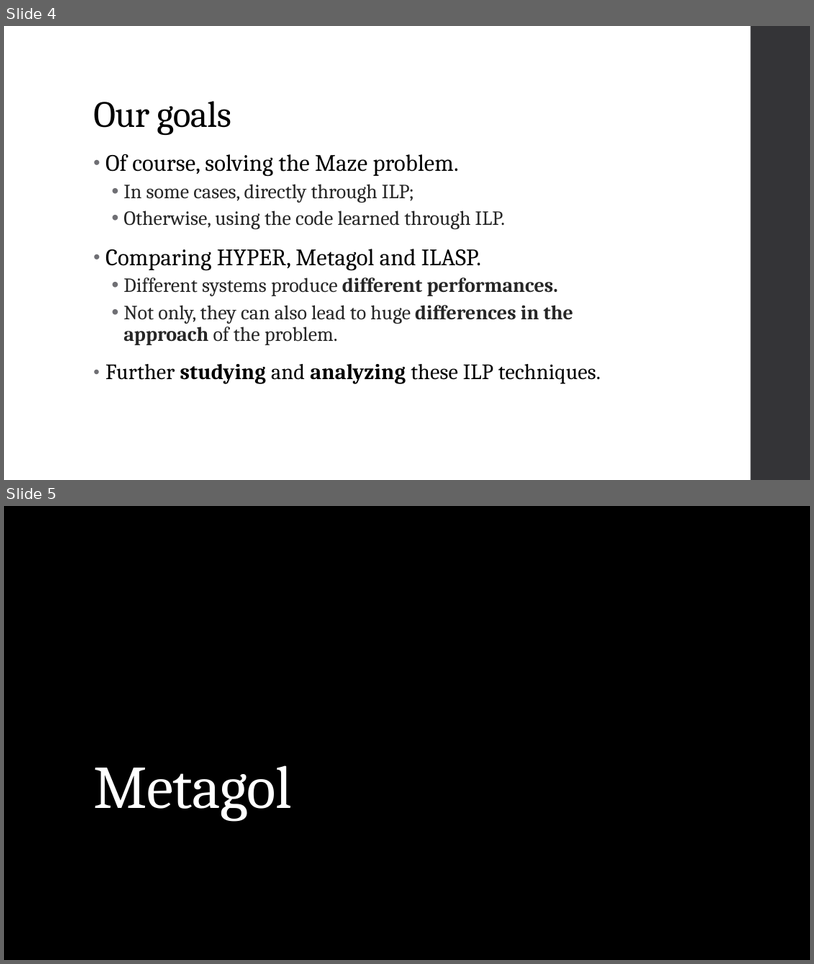
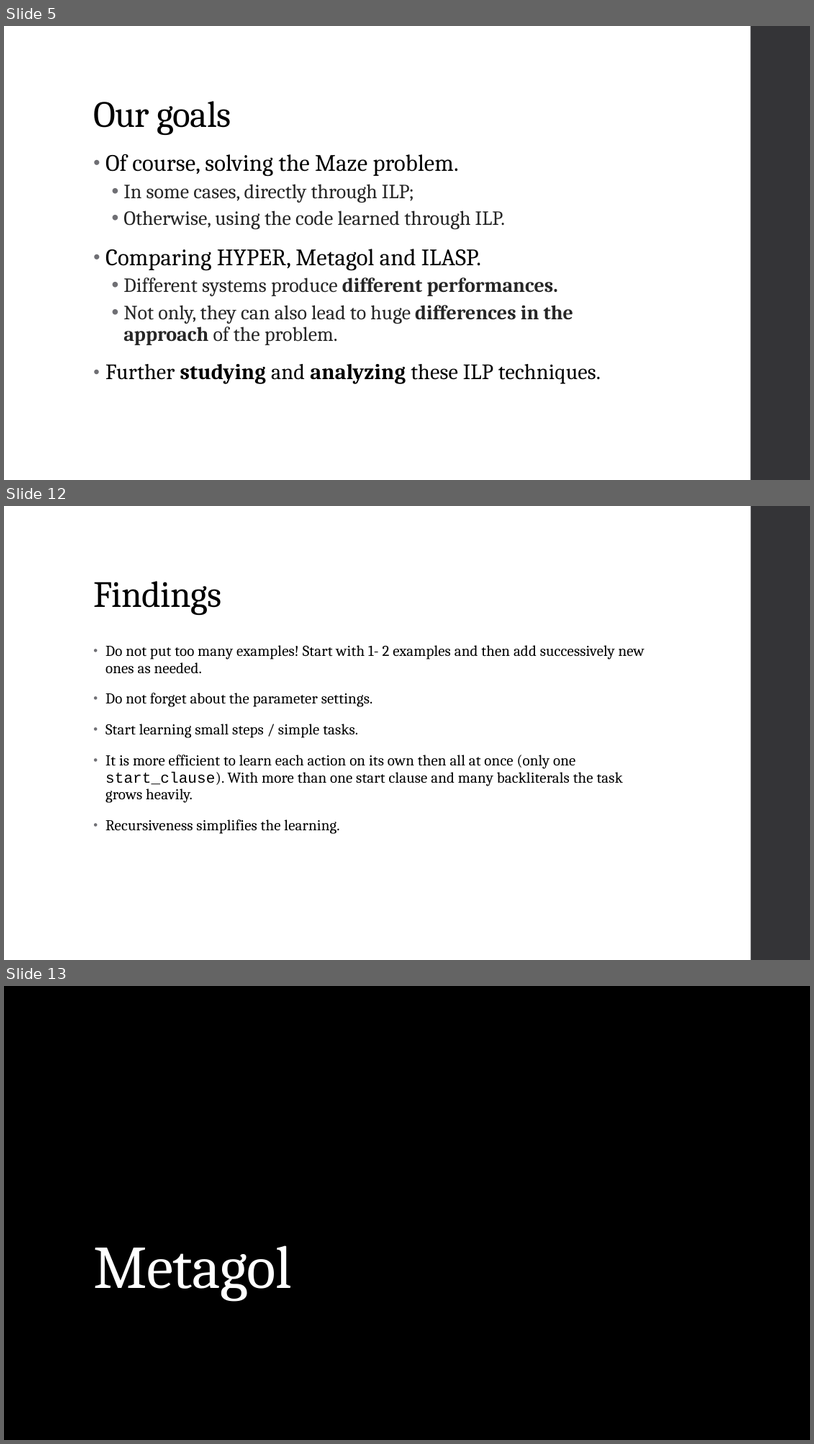
Before and after one commit to Alex-Dell1/ATAI_Maze_Project, a slide deck: ATAI_Presentation.pptx. Shown one above the other, each under a label of ours: slides 4 and 5 before the commit, slides 5, 12 and 13 after it; the slides between them are not shown. The pictures are 814x964 and 814x1444 pixels, drawn with LibreOffice and Linux fonts; fonts in the diff are those of the drawing; background and template pictures are left out. Boxes give left, top, right and bottom in pixels: in the first picture for what was removed or moved away, otherwise in the second. Text is boxed around its words. In the diff, an @@ line names an element or a change of style, - is before the commit and + after.

```diff
--- a/ATAI_Presentation.pptx
+++ b/ATAI_Presentation.pptx
@@ slide 12 added at (4,506,810,960), background picture (left out); not listed: 1 template element that a slide beside it also shows @@
@@ rectangle added at (4,506,751,960), fill #FFFFFF @@
@@ title added at (93,581,221,615), 44 pt, text #000000 @@
+Findings
@@ text added at (106,645,645,834), 18 pt, text #000000 @@
+• Do not put too many examples! Start with 1- 2 examples and then add successively new ones as needed.
+• Do not forget about the parameter settings.
+• Start learning small steps / simple tasks.
+• It is more efficient to learn each action on its own then all at once (only one start_clause). With more than one start clause and many backliterals the task grows heavily.
+• Recursiveness simplifies the learning.
@@ what was slide 4 is now slide 5 @@
@@ what was slide 5 is now slide 13 @@
```
Also in this commit, not shown: 6 slides changed, 12 other slides added, 1 other file.
